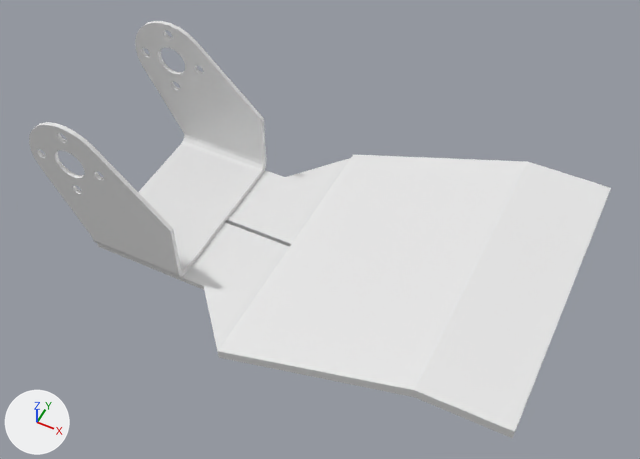
A saved change to the COLLADA model arrg/ua_robots/wubble_arm_description/meshes/collada/L9_gripper_right_finger.dae.
Camera for both pictures: a 50 mm camera at (0.1147, -0.1252, 0.1391) aimed at (0.0537, -0.0033, -0.0133). The axes (+X, +Y, +Z) are drawn at lower left. The lights are the same throughout. Vertices at the same position are counted once.

In view in the first picture: 'node'.
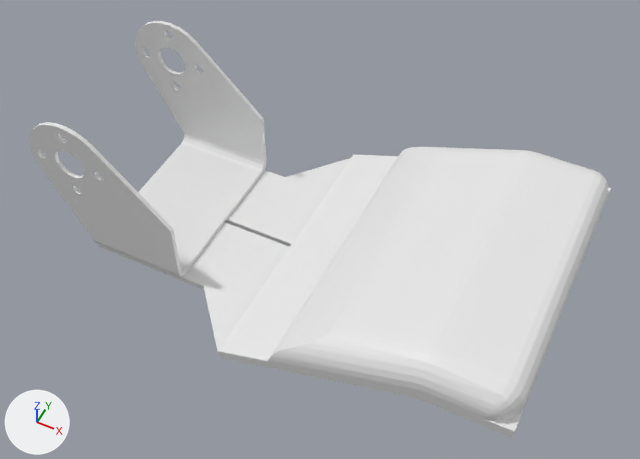
Commit message: add finger padding to model

Changed parts and their boxes [x1, y1, x2, y2] in the pictures (640 x 459 px):
part 1 of me_shape0, added: after [268, 147, 608, 422]

The change in detail:
me_shape0 is used by ob_node; location (0.0, 0.0, 0.0).
me_shape0 had 478 vertices, 896 faces and spanned x -0.011..0.1104, y -0.0355..0.0355, z -0.0291..0.011.
me_shape0 now has 684 vertices, 1308 faces and spans x -0.011..0.1104, y -0.0355..0.0355, z -0.0291..0.011.
Part 1, on me_shape0:
194 vertices are added at x 0.0574..0.1103, y -0.0355..0.0355, z -0.0215..-0.0021.
12 new vertices lie (0.0, 0.059, 0.0) away from vertices in x 0.0705..0.1103, y -0.0295, z -0.0096..-0.0021.
412 new faces join them.
